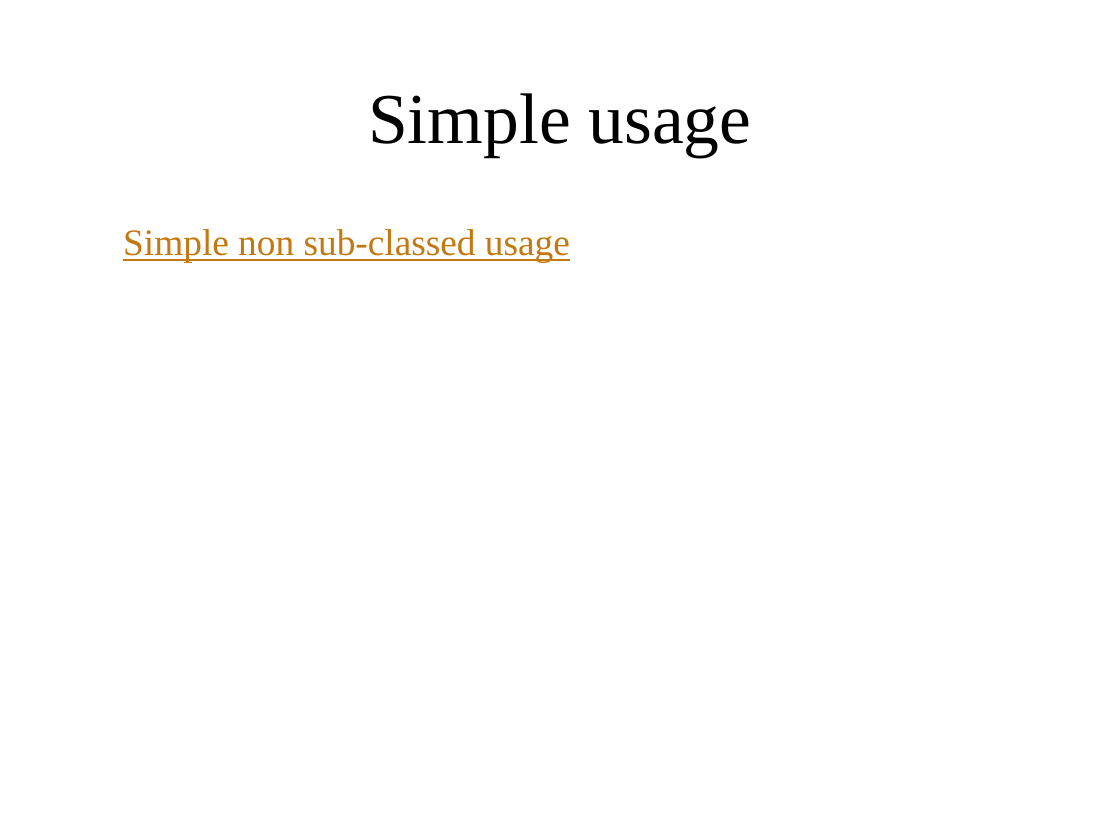
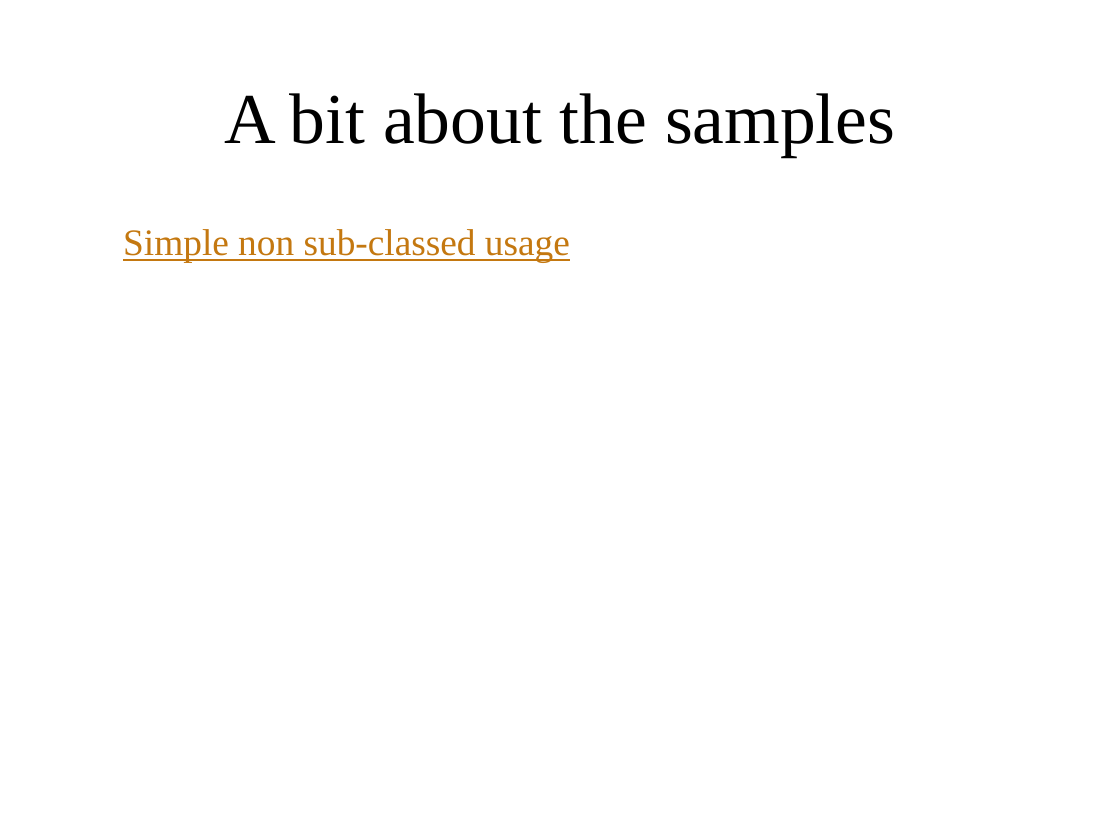
Before and after one commit to petebarber/Misc, a slide deck: slide 4 of HowToSubClassSKSpriteNode/How to subclass SKSpriteNode.pptx (slide 2 before the commit). Drawn at 1120x840 pixels with LibreOffice and Linux fonts; fonts in the diff are those of the drawing; background and template pictures are left out. Boxes give left, top, right and bottom in pixels: in the first picture for what was removed or moved away, otherwise in the second. Text is boxed around its words. In the diff, an @@ line names an element or a change of style, - is before the commit and + after.

```diff
--- a/HowToSubClassSKSpriteNode/How to subclass SKSpriteNode.pptx
+++ b/HowToSubClassSKSpriteNode/How to subclass SKSpriteNode.pptx
@@ title at [224,93,895,157]: text changed @@
-Simple usage
+A bit about the samples
```
Also in this commit, not shown: 1 other slide changed, 3 slides added, 1 slide removed, 7 other files.
